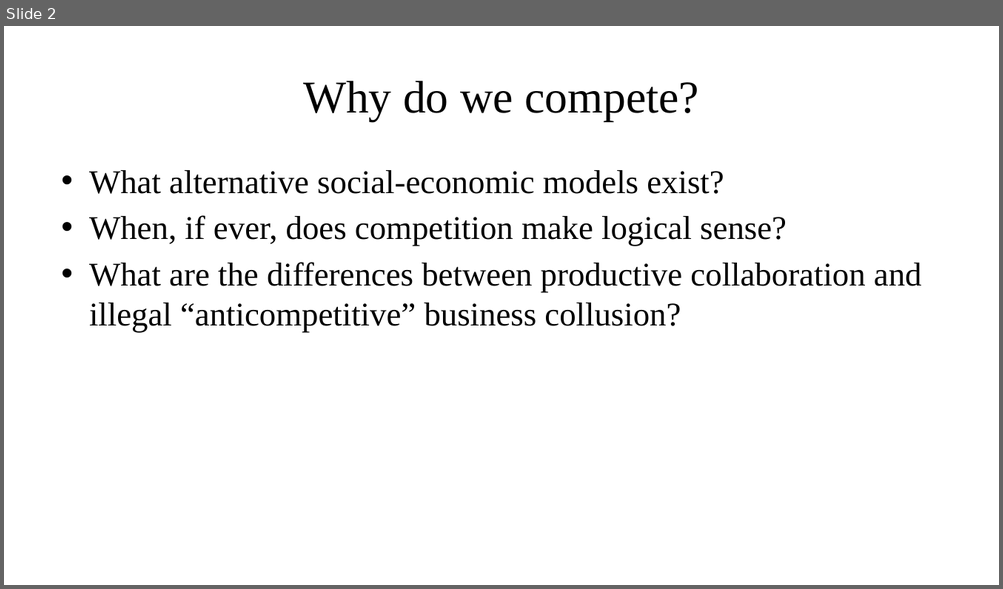
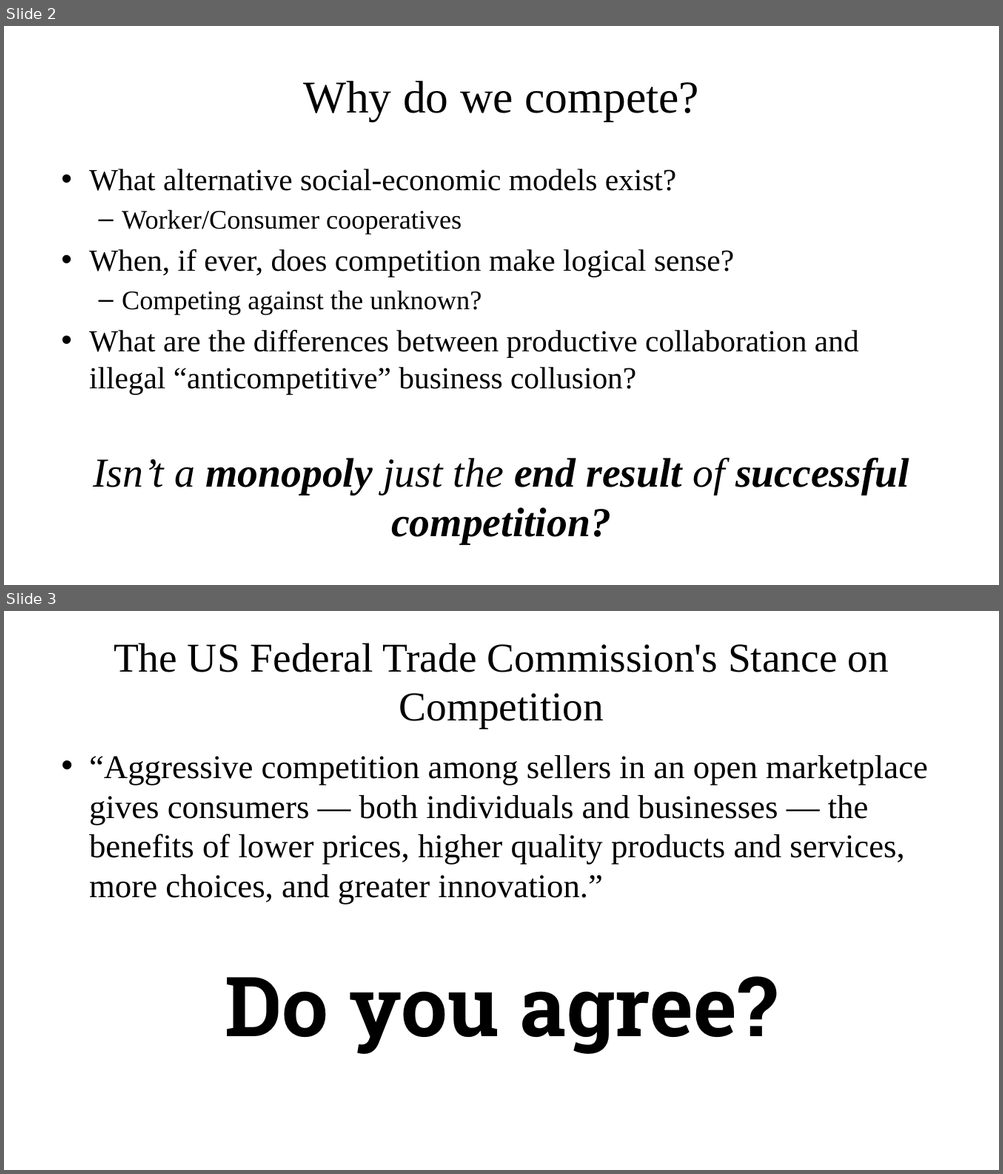
Before and after one commit to other-realm/spark, a slide deck: SparkClass4.pptx. Shown one above the other, each under a label of ours: slide 2 before the commit, slides 2 and 3 after it. The pictures are 1003x589 and 1003x1174 pixels, drawn with LibreOffice and Linux fonts; fonts in the diff are those of the drawing. Boxes give left, top, right and bottom in pixels: in the first picture for what was removed or moved away, otherwise in the second. Text is boxed around its words. In the diff, an @@ line names an element or a change of style, - is before the commit and + after.

```diff
--- a/SparkClass4.pptx
+++ b/SparkClass4.pptx
@@ slide 3 added at (4,611,999,1170), background #FFFFFF @@
@@ title added at (114,643,888,728), 39.6 pt, text #000000 @@
+The US Federal Trade Commission's Stance on Competition
@@ text added at (89,755,928,905), 32 pt, text #000000 @@
+• “Aggressive competition among sellers in an open marketplace gives consumers — both individuals and businesses — the benefits of lower prices, higher quality products and services, more choices, and greater innovation.”
@@ text added at (225,977,776,1054), 80 pt, text #000000, bold @@
+Do you agree?
@@ slide 2 changed as well @@
@@ text at (89,169,859,395): size 32 to 29.6 pt in "What alternative social-economic models exist?", "When, if ever, does competition make logical ...", "What are the differences between productive collaboration ..." @@
@@ text at (122,210,461,234): paragraph added @@
+  – Worker/Consumer cooperatives
@@ text at (122,290,481,315): paragraph added @@
+  – Competing against the unknown?
@@ text at (93,457,909,545): paragraph added @@
+Isn’t a monopoly just the end result of successful competition?
```
Also in this commit, not shown: 2 other slides changed, 2 other slides added, 41 other files.
